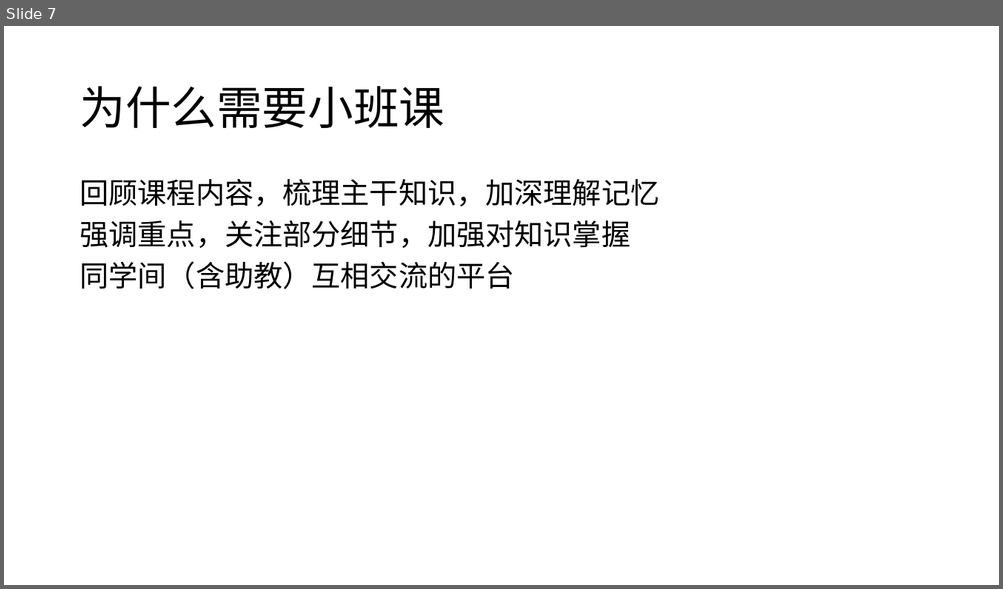
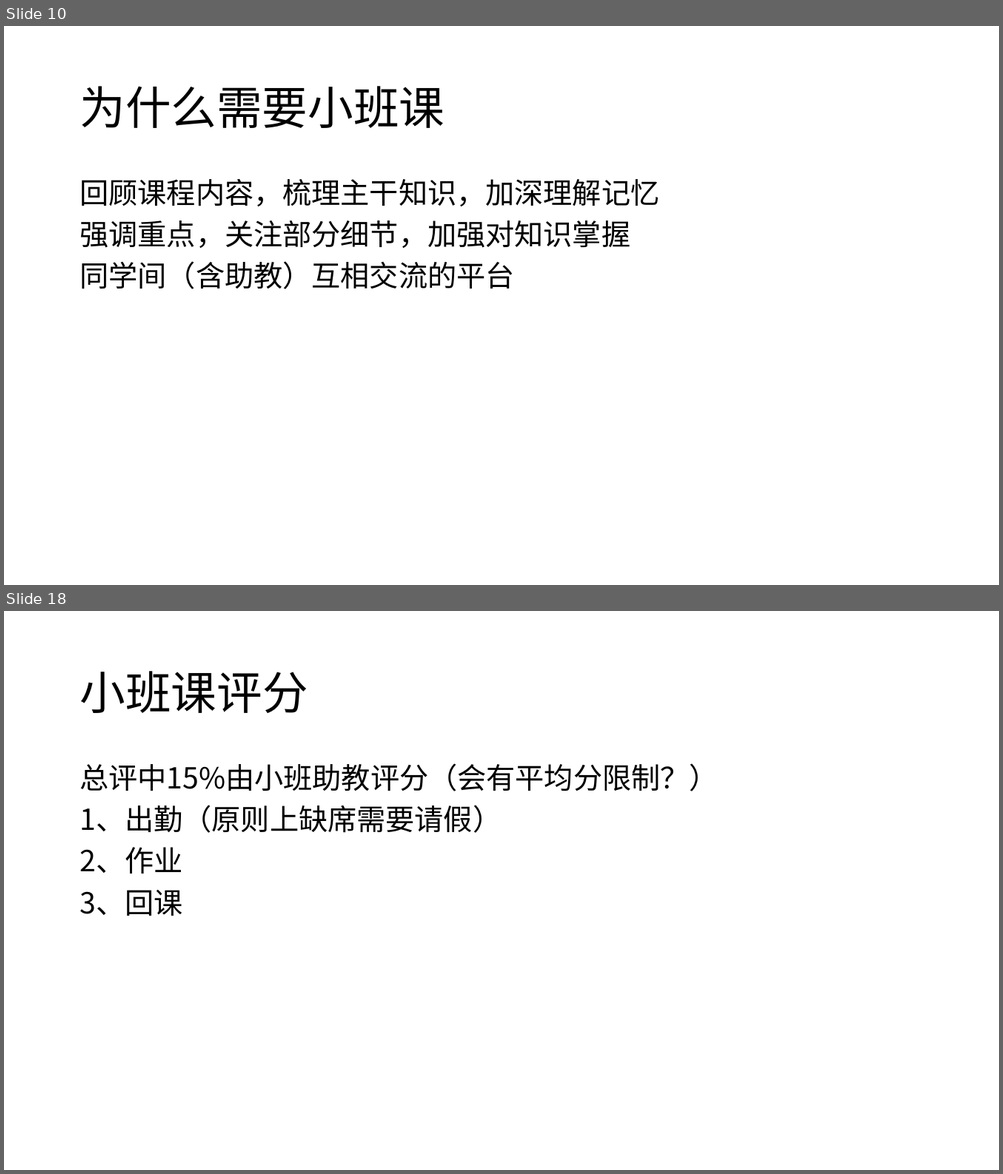
Before and after one commit to zsLiuZian/ics25, a slide deck: resource/seminar/Week1.pptx. Shown one above the other, each under a label of ours: slide 7 before the commit, slides 10 and 18 after it; the slides between them are not shown. The pictures are 1003x589 and 1003x1174 pixels, drawn with LibreOffice and Linux fonts; fonts in the diff are those of the drawing. Boxes give left, top, right and bottom in pixels: in the first picture for what was removed or moved away, otherwise in the second. Text is boxed around its words. In the diff, an @@ line names an element or a change of style, - is before the commit and + after.

```diff
--- a/resource/seminar/Week1.pptx
+++ b/resource/seminar/Week1.pptx
@@ slide 18 added at (x1=4, y1=611, x2=999, y2=1170), background #FFFFFF @@
@@ title added at (x1=79, y1=671, x2=307, y2=713), 44 pt, text #000000 @@
+小班课评分
@@ text added at (x1=79, y1=763, x2=717, y2=916), 28 pt, text #000000 @@
+总评中15%由小班助教评分（会有平均分限制？）
+1、出勤（原则上缺席需要请假）
+2、作业
+3、回课
@@ what was slide 7 is now slide 10 @@
```
Also in this commit, not shown: 9 slides changed, 32 other slides added, 4 other files.
